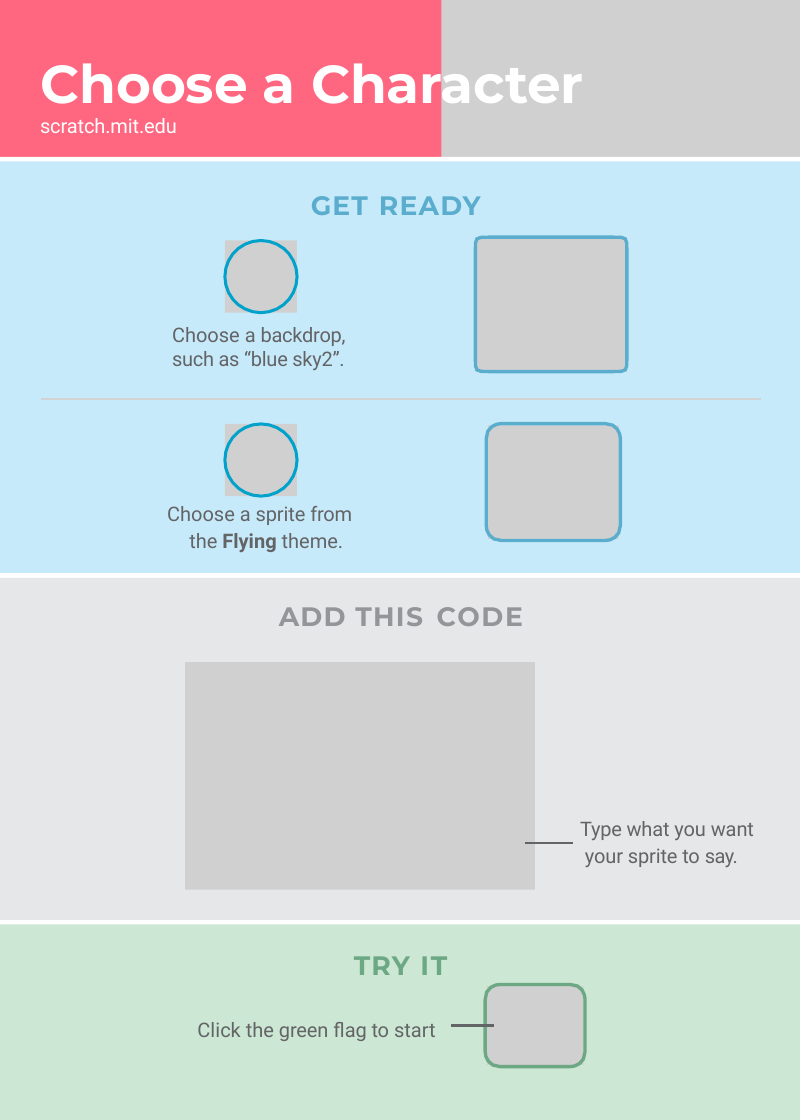
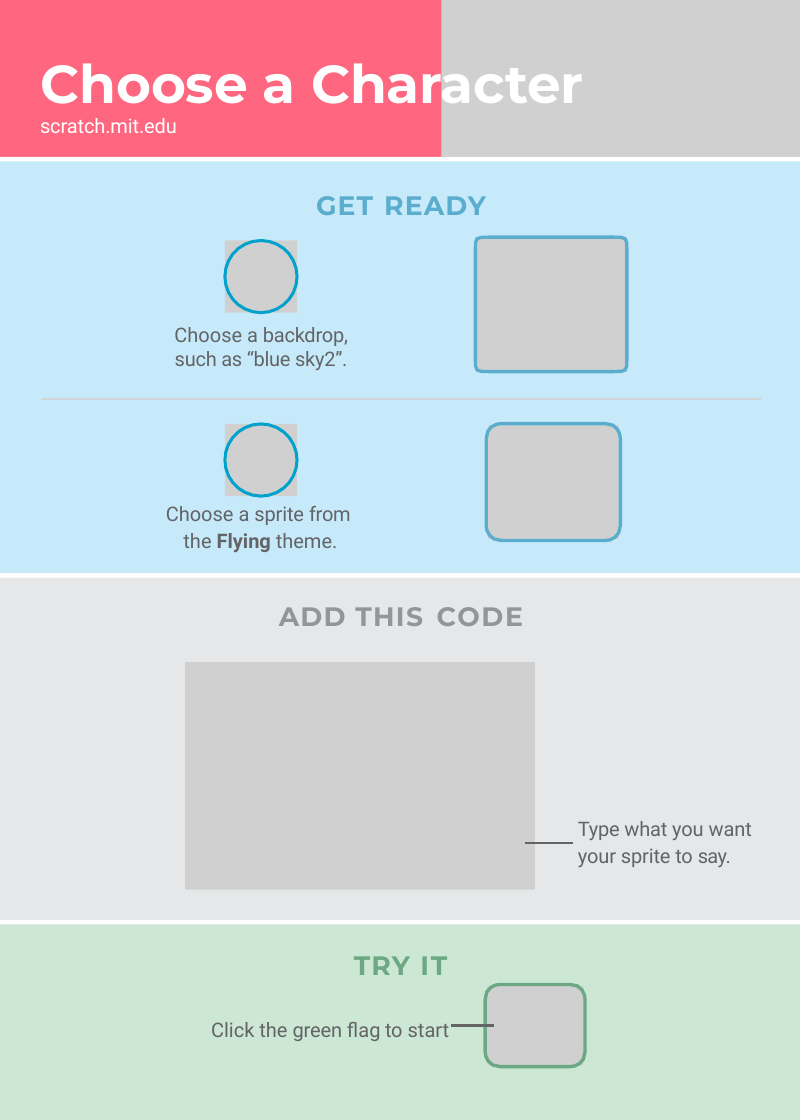
Before and after one commit to hansdejongehv/Scratch-Cards-Temp, a slide deck: slide 4 of English Scratch Cards easier to translate/fly-cards.pptx. Drawn at 800x1120 pixels with LibreOffice and Linux fonts; fonts in the diff are those of the drawing; grey boxes stand for pictures. Boxes give left, top, right and bottom in pixels: in the first picture for what was removed or moved away, otherwise in the second. Text is boxed around its words. In the diff, an @@ line names an element or a change of style, - is before the commit and + after.

```diff
--- a/English Scratch Cards easier to translate/fly-cards.pptx
+++ b/English Scratch Cards easier to translate/fly-cards.pptx
@@ text "GET READY" at box(316, 196, 486, 215): alignment left to centre @@
@@ text "Choose a backdrop, such as ..." at box(174, 327, 348, 370): alignment left to centre; indent changed @@
@@ text "Choose a sprite from the ..." at box(166, 506, 351, 552): alignment left to centre; indent changed @@
@@ text "Type what you want your ..." at box(578, 821, 752, 867): indent changed @@
@@ text "Click the green flag to ...": place and size @@
-text "Click the green flag to ..." at box(197, 1022, 436, 1041)
+text "Click the green flag to ..." at box(211, 1022, 450, 1041)
@@ text "Click the green flag to ..." at box(211, 1022, 450, 1041): alignment left to right @@
```
Also in this commit, not shown: 15 other slides changed, 1 other file.
